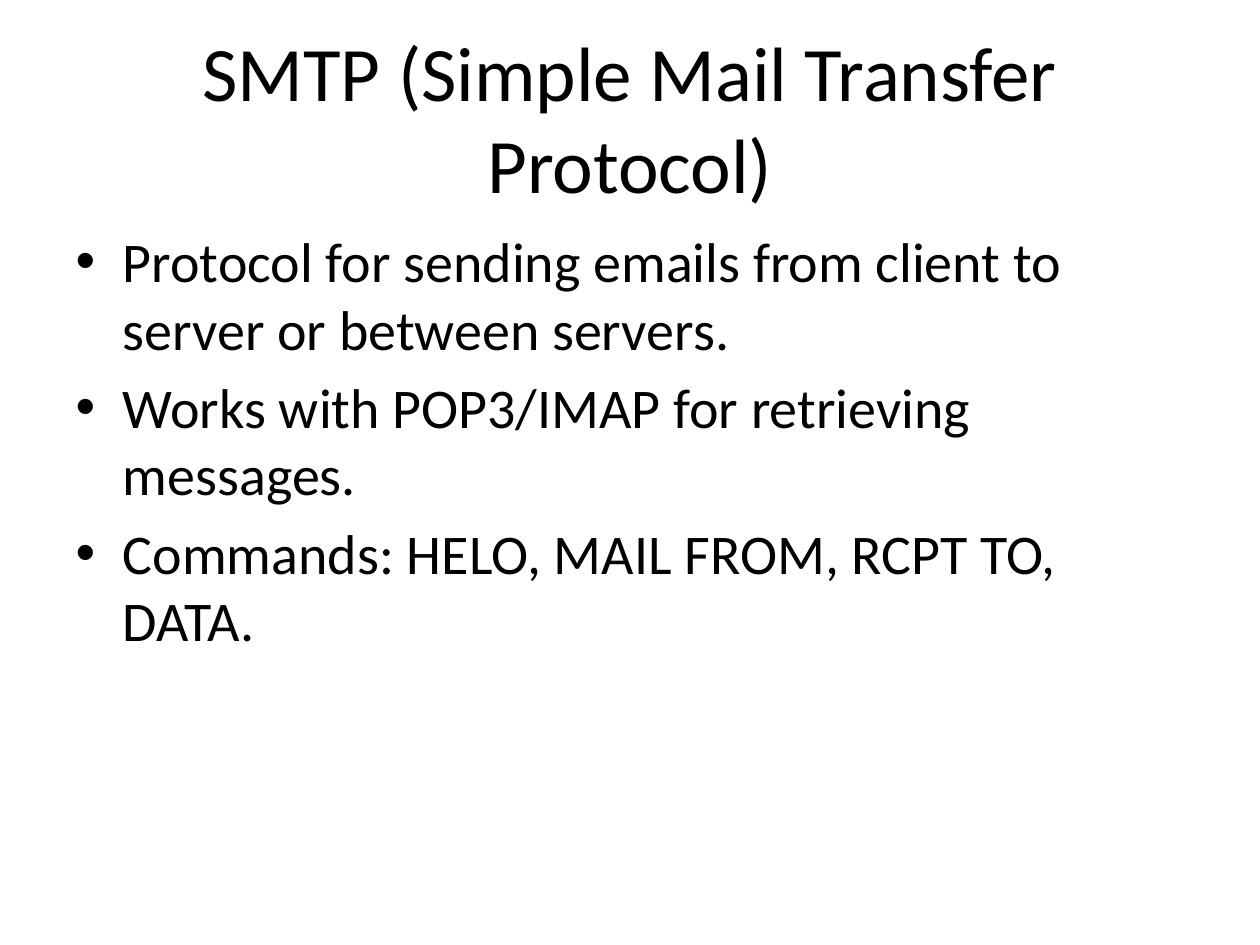
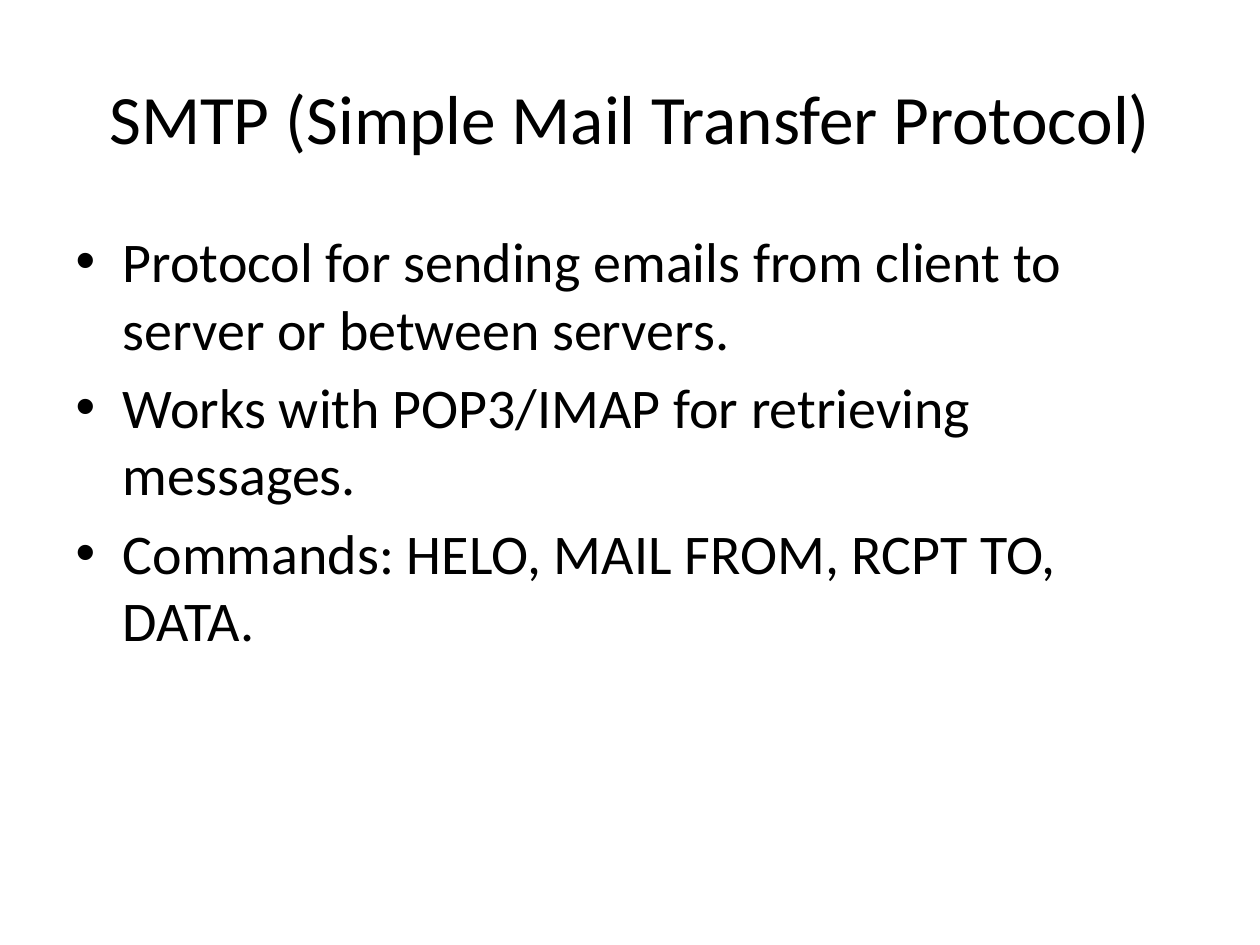
Before and after one commit to gauravog7/Intro-to-Web-Tech, a slide deck: slide 11 of Web_Technology_Unit1.pptx. Drawn at 1260x945 pixels with LibreOffice and Linux fonts; fonts in the diff are those of the drawing. Boxes give left, top, right and bottom in pixels: in the first picture for what was removed or moved away, otherwise in the second. Text is boxed around its words. In the diff, an @@ line names an element or a change of style, - is before the commit and + after.

```diff
--- a/Web_Technology_Unit1.pptx
+++ b/Web_Technology_Unit1.pptx
@@ title "SMTP (Simple Mail Transfer Protocol)" at bbox=[109, 93, 1150, 156]: size 44 to 39.6 pt @@
```
Also in this commit, not shown: 6 other slides changed, 2 slides added.
